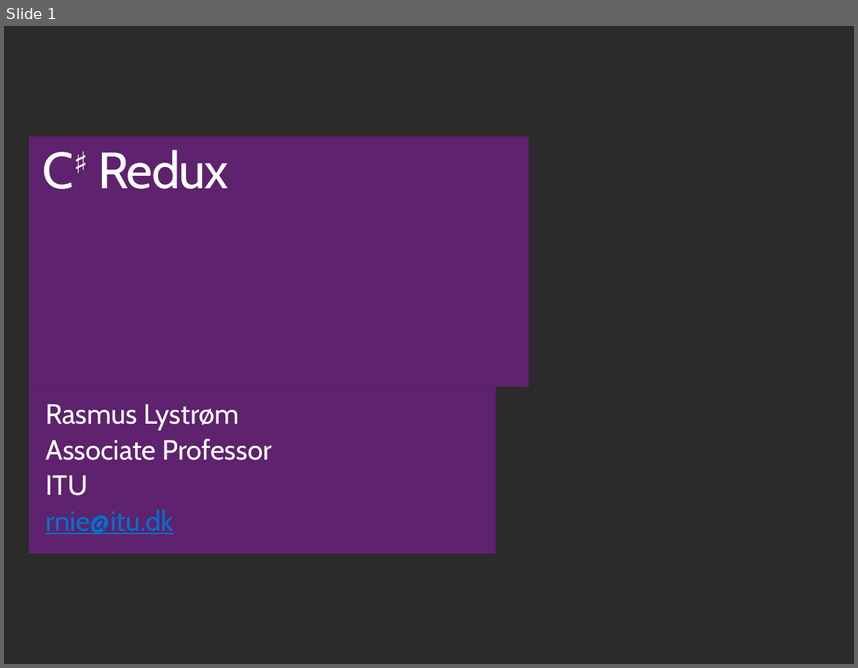
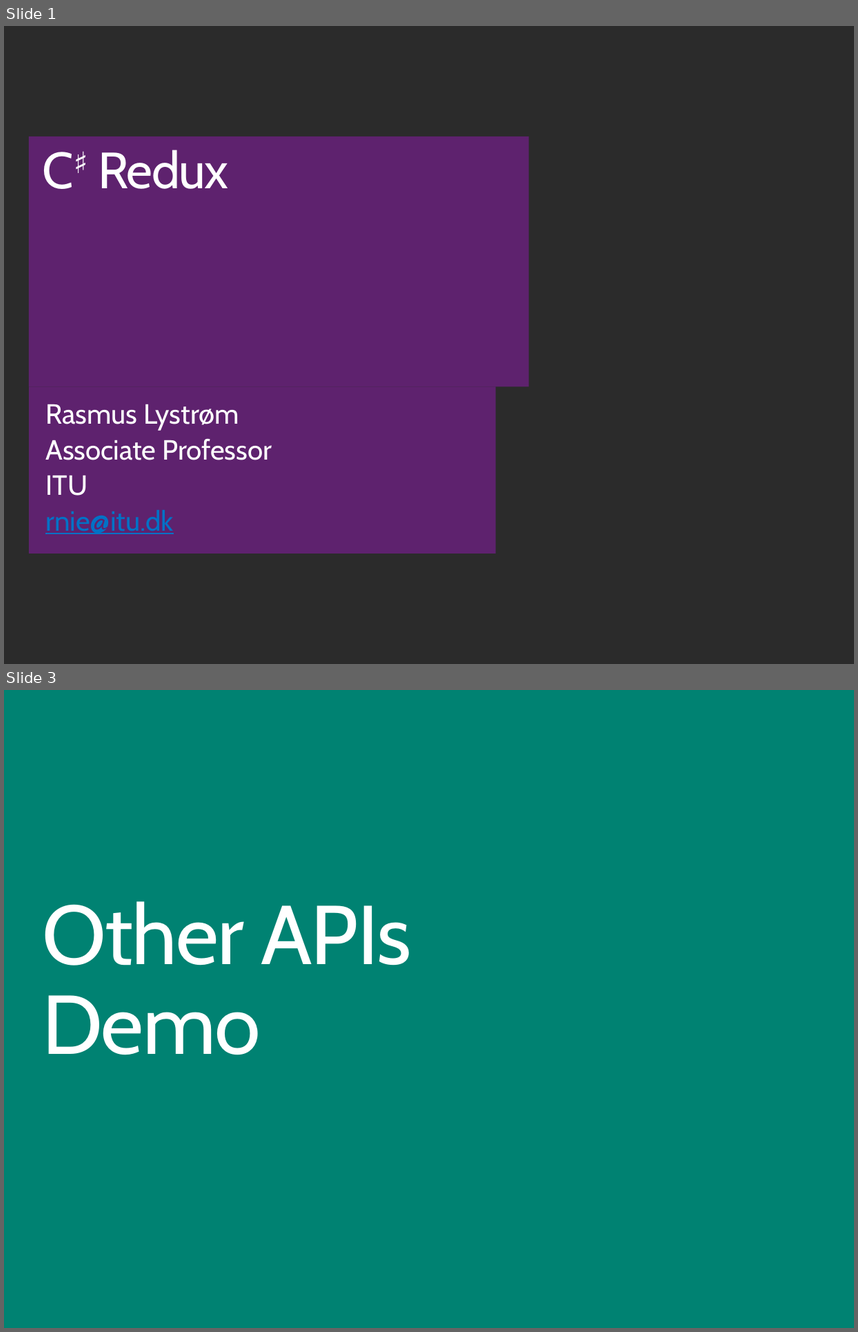
Before and after one commit to ondfisk/BDSA2018, a slide deck: Slides/Lecture11 - CSharp Redux.pptx. Shown one above the other, each under a label of ours: slide 1 before the commit, slides 1 and 3 after it; the slides between them are not shown. The pictures are 858x668 and 858x1332 pixels, drawn with LibreOffice and Linux fonts; fonts in the diff are those of the drawing; background and template pictures are left out; a plain dark background stands for a picture behind light text. Boxes give left, top, right and bottom in pixels: in the first picture for what was removed or moved away, otherwise in the second. Text is boxed around its words. In the diff, an @@ line names an element or a change of style, - is before the commit and + after.

```diff
--- a/Slides/Lecture11 - CSharp Redux.pptx
+++ b/Slides/Lecture11 - CSharp Redux.pptx
@@ slide 3 added at box(4, 690, 854, 1328), background #008272 @@
@@ title added at box(43, 901, 411, 1055), 72 pt, text #FFFFFF @@
+Other APIs
+Demo
```
Also in this commit, not shown: 9 other slides added, 1 slide removed, 52 other files.
